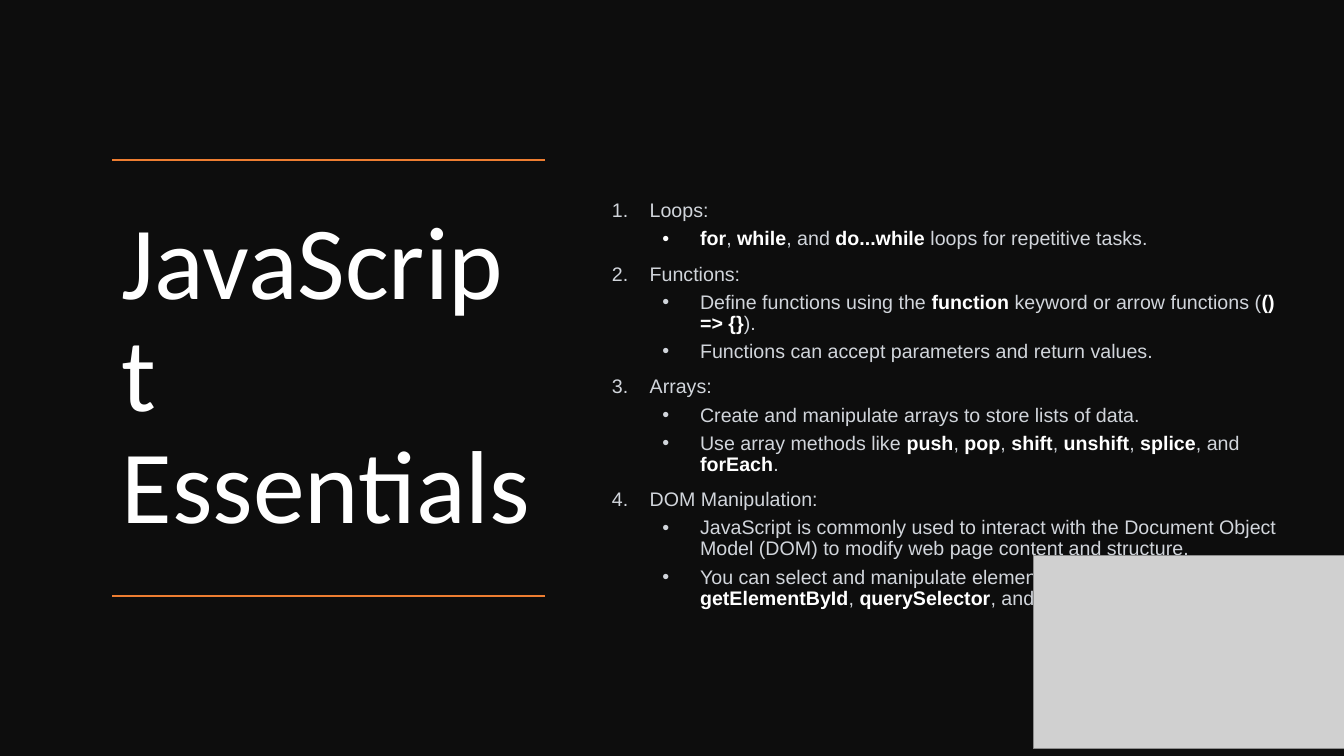
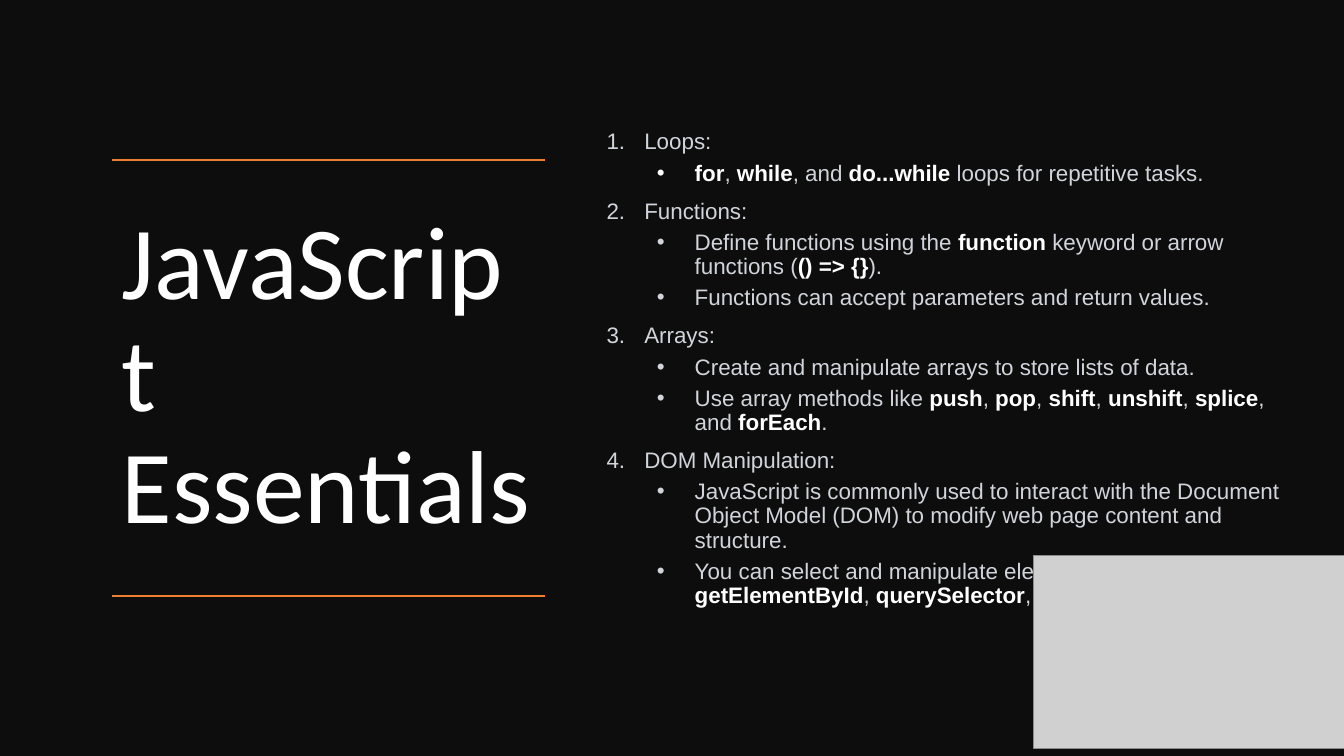
Before and after one commit to SivaPrasannaS/skg, a slide deck: slide 5 of react/study_materials/React.pptx (slide 4 before the commit). Drawn at 1344x756 pixels with LibreOffice and Linux fonts; fonts in the diff are those of the drawing; grey boxes stand for pictures. Boxes give left, top, right and bottom in pixels: in the first picture for what was removed or moved away, otherwise in the second. Text is boxed around its words. In the diff, an @@ line names an element or a change of style, - is before the commit and + after.

Commit message:
Updated content in react ppt

```diff
--- a/react/study_materials/React.pptx
+++ b/react/study_materials/React.pptx
@@ text "Loops:": place and size @@
-text "Loops:" at [650,203,1276,610]
+text "Loops:" at [644,133,1279,608]
@@ text "Loops:" at [644,133,1279,608]: size 14 to 16 pt @@
```
Also in this commit, not shown: 5 other slides changed, 9 slides added, 4 other files.
